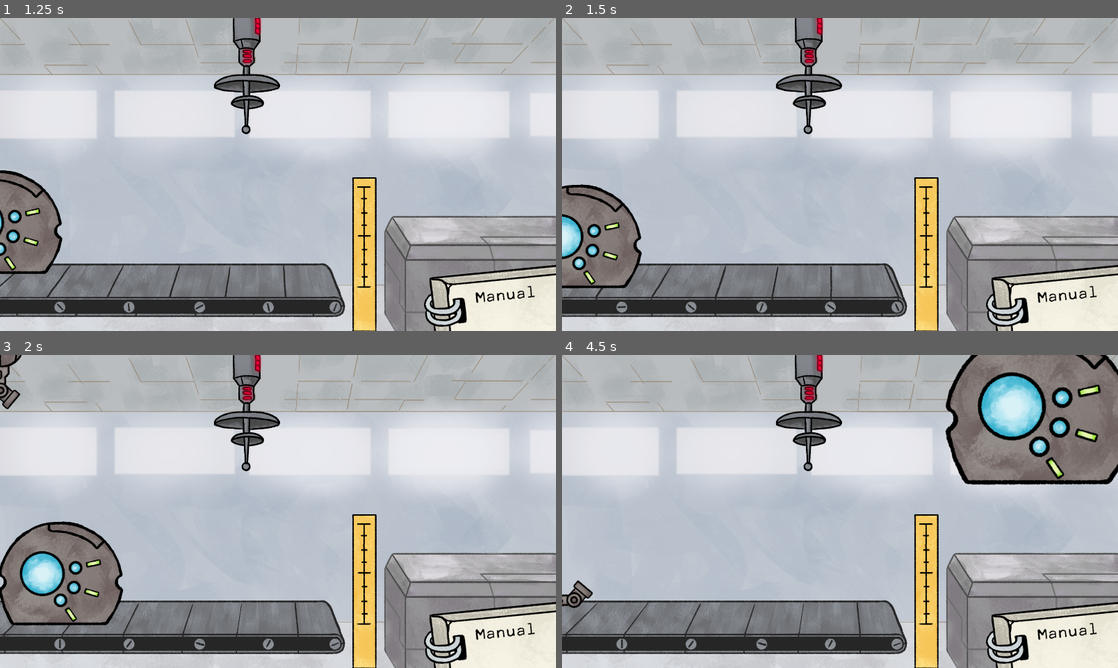
Above: before the commit, frames 1-4 (two rows, left to right).
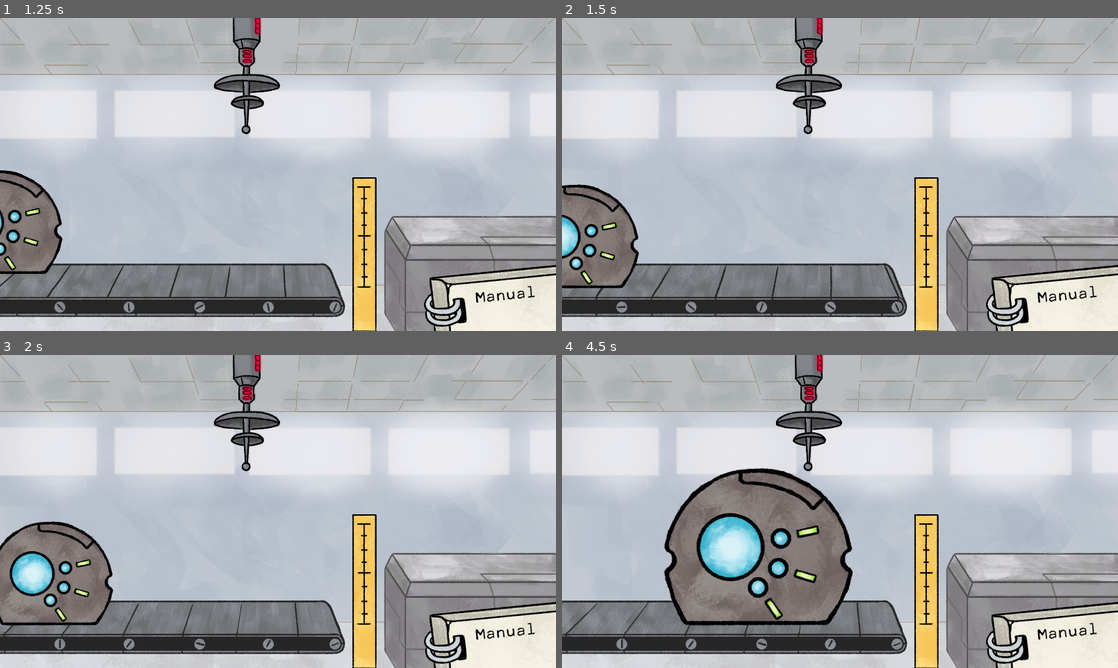
Above: after the commit, the same moments.

Repository: saadjiqbal/tip-the-scales
Game: Godot game, scene res://scenes/game.tscn
Two runs of this game, one before a commit and one after it. Both use one fixed random seed, a clock stepped at 60 frames per second and the inputs below. The project has no main scene, so this scene is started directly.
Inputs (mouse positions are in pixels of both pictures, inside the frame that each line leads up to):
- Up to frame 1 (1.25 s): tap Enter (ui_accept) at 0.5, 0.77 s; move the mouse to (400, 158) at 0.52 s; press the mouse at (400, 158) at 0.53 s
- Up to frame 2 (1.5 s): move the mouse to (728, 190) at 1.27 s; release the mouse at (728, 190) at 1.28 s; right-click (728, 190) at 1.35 s; click (728, 190) at 1.42 s
- Up to frame 3 (2 s): tap Enter (ui_accept) at 1.52 s
- Up to frame 4 (4.5 s): move the mouse to (623, 574) at 2.02 s; press the mouse at (623, 574) at 2.03 s; move the mouse to (812, 574) at 2.77 s; release the mouse at (812, 574) at 2.78 s; right-click (812, 574) at 2.85 s; click (812, 574) at 2.92 s; tap Enter (ui_accept) at 3.02, 3.77 s; move the mouse to (1006, 558) at 3.52 s; press the mouse at (1006, 558) at 3.53 s; move the mouse to (673, 464) at 4.27 s; release the mouse at (673, 464) at 4.28 s; right-click (673, 464) at 4.35 s; click (673, 464) at 4.42 s

Frame 1 is identical in both runs. In frame 2, 1.3% of the frame differs, in the area x 0-15%, y 53-87%; in frame 3, 3.6%; in frame 4, 26%, in the area x 0-100%, y 0-87%.

Commit message:
First round of bug fixes

Diff:
--- a/scenes/conveyor_belt.tscn
+++ b/scenes/conveyor_belt.tscn
@@ -45,8 +45,8 @@
 shape = SubResource("RectangleShape2D_es4ei")
 
 [node name="ObjectDetector" type="RayCast2D" parent="."]
-position = Vector2(852, -639)
-scale = Vector2(5, 8)
+position = Vector2(924, -623)
+scale = Vector2(200, 8)
 target_position = Vector2(0.0200005, 88.125)
 
 [node name="AudioStreamPlayer" type="AudioStreamPlayer" parent="."]
--- a/scenes/game.tscn
+++ b/scenes/game.tscn
@@ -39,5 +39,5 @@
 stream = ExtResource("8_8ehep")
 
 [node name="RayCast2D" type="RayCast2D" parent="."]
-position = Vector2(316, 545)
+position = Vector2(644, 569)
 scale = Vector2(5, 7)
--- a/scenes/teleporter.tscn
+++ b/scenes/teleporter.tscn
@@ -9,7 +9,8 @@
 script = ExtResource("2_st1fq")
 
 [node name="RayCast2D" type="RayCast2D" parent="."]
-scale = Vector2(10, 15)
+position = Vector2(80, 0)
+scale = Vector2(200, 15)
 
 [node name="AudioStreamPlayer" type="AudioStreamPlayer" parent="."]
 stream = ExtResource("3_1p2uf")
--- a/scripts/conveyor_belt.gd
+++ b/scripts/conveyor_belt.gd
@@ -6,7 +6,7 @@
 
 var part_under_teleporter: bool = false
 
-var speed: int = 300
+var speed: int = 250
 
 func _physics_process(delta: float) -> void:
 	detect_object(delta)
--- a/scripts/object_resize.gd
+++ b/scripts/object_resize.gd
@@ -17,7 +17,7 @@
 func _ready() -> void:
 	pass
 
-func _physics_process(delta) -> void:
+func _physics_process(delta):
 	scale_object(delta)
 
 func scale_object(delta) -> void:
